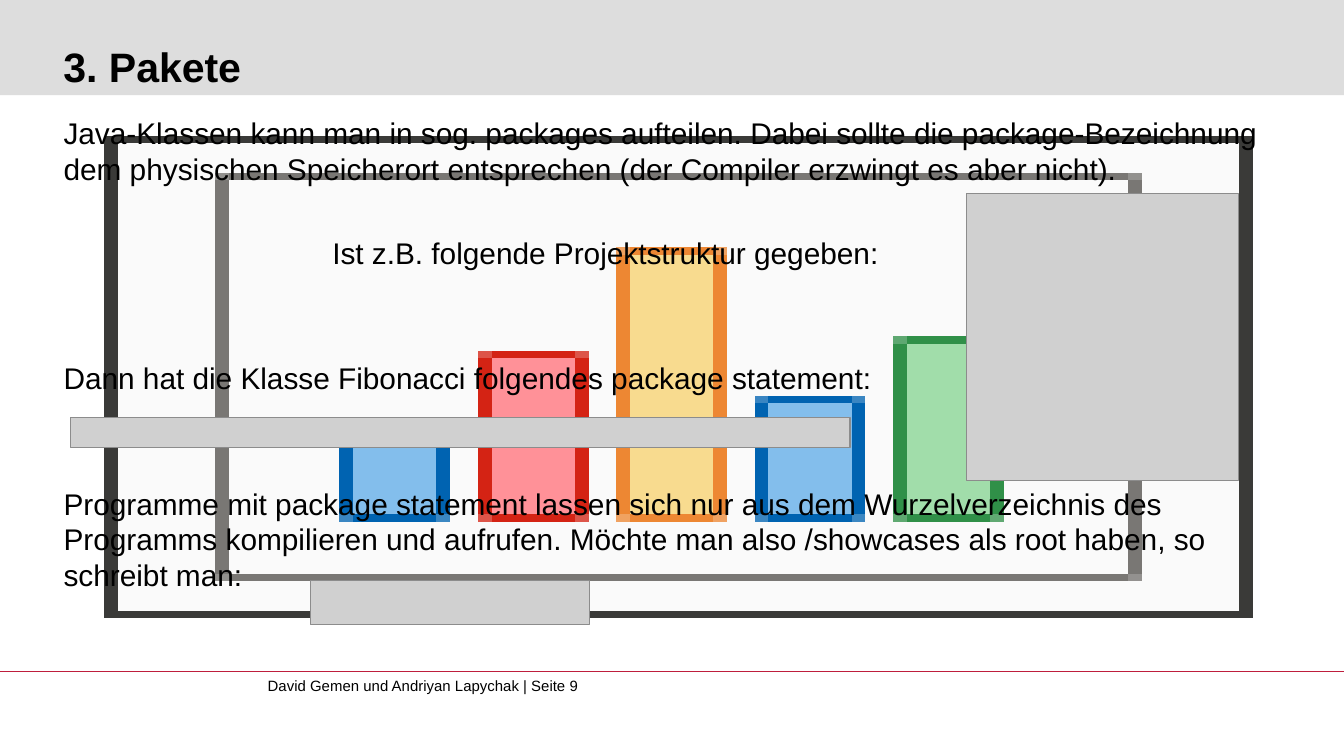
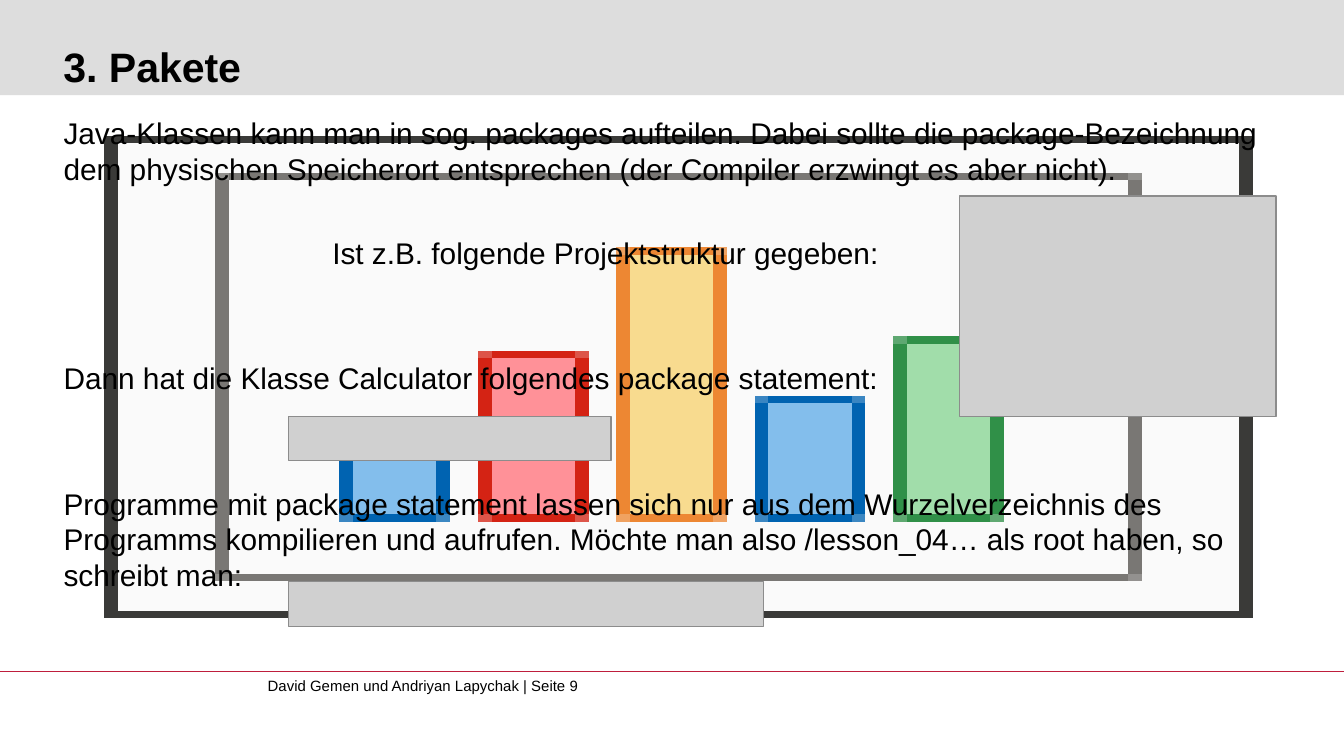
Before and after one commit to gemdav/Programmieren-1-Tutorium, a slide deck: slide 9 of slides/04_functions_classes_packages.pptx. Drawn at 1344x756 pixels with LibreOffice and Linux fonts; fonts in the diff are those of the drawing; grey boxes stand for pictures; background and template pictures are left out. Boxes give left, top, right and bottom in pixels: in the first picture for what was removed or moved away, otherwise in the second. Text is boxed around its words. In the diff, an @@ line names an element or a change of style, - is before the commit and + after.

```diff
--- a/slides/04_functions_classes_packages.pptx
+++ b/slides/04_functions_classes_packages.pptx
@@ picture: place and size @@
-picture at [966, 194, 1238, 481]
+picture at [960, 196, 1275, 417]
@@ text at [64, 366, 1224, 592]: text changed @@
-Dann hat die Klasse Fibonacci folgendes package statement:
-Programme mit package statement lassen sich nur aus dem Wurzelverzeichnis des Programms kompilieren und aufrufen. Möchte man also /showcases als root haben, so schreibt man:
+Dann hat die Klasse Calculator folgendes package statement:
+Programme mit package statement lassen sich nur aus dem Wurzelverzeichnis des Programms kompilieren und aufrufen. Möchte man also /lesson_04… als root haben, so schreibt man:
@@ picture removed at [71, 418, 851, 448] @@
@@ picture added at [289, 417, 612, 461] @@
@@ picture: place and size @@
-picture at [310, 581, 589, 625]
+picture at [289, 582, 763, 626]
```
Also in this commit, not shown: 5 other slides changed, 23 other files.
